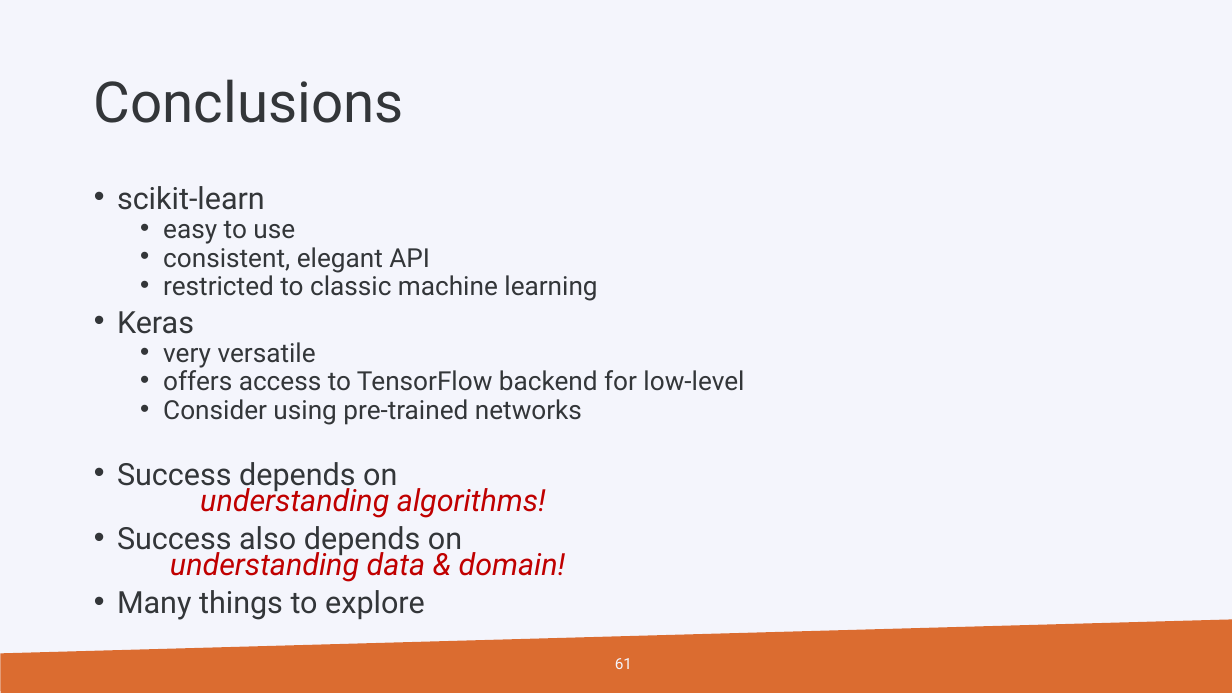
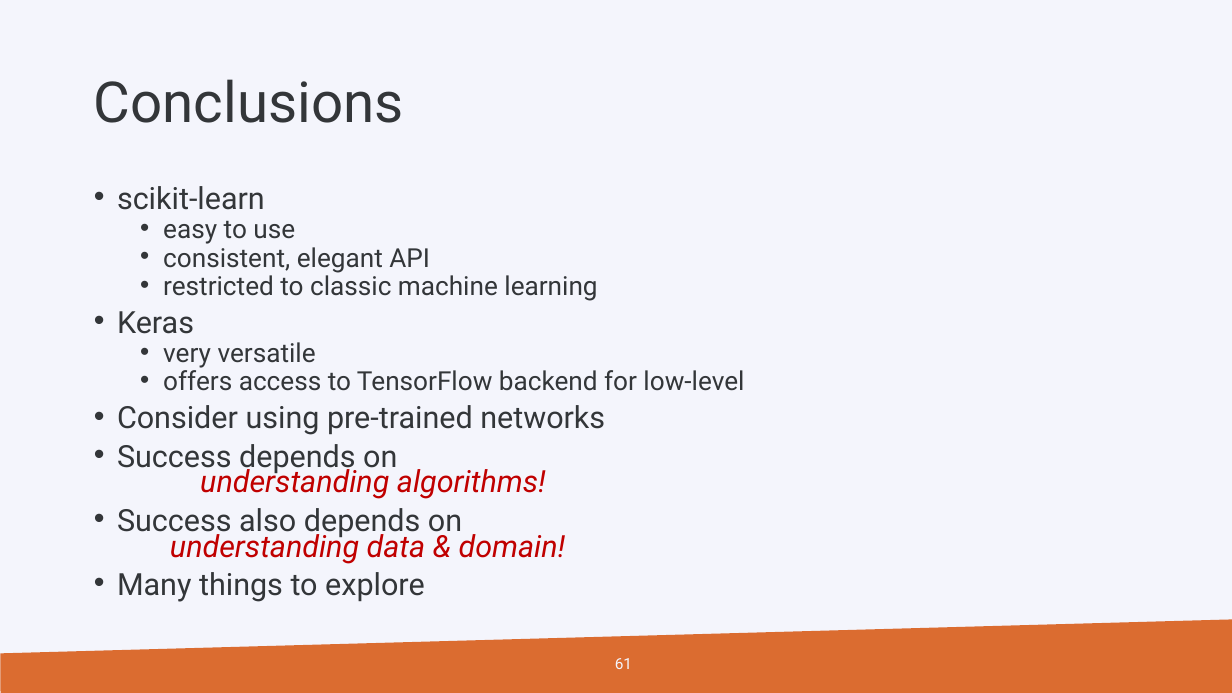
Before and after one commit to gjbex/Machine-learning-with-Python, a slide deck: slide 61 of python_for_machine_learning.pptx. Drawn at 1232x693 pixels with LibreOffice and Linux fonts; fonts in the diff are those of the drawing; background and template pictures are left out. Boxes give left, top, right and bottom in pixels: in the first picture for what was removed or moved away, otherwise in the second. Text is boxed around its words. In the diff, an @@ line names an element or a change of style, - is before the commit and + after.

```diff
--- a/python_for_machine_learning.pptx
+++ b/python_for_machine_learning.pptx
@@ text at [117,405,605,435]: size 20.4 to 23.8 pt in "Consider using pre-trained networks"; list level 2 to 1 in "Consider using pre-trained networks" @@
```
Also in this commit, not shown: 6 other slides changed.
